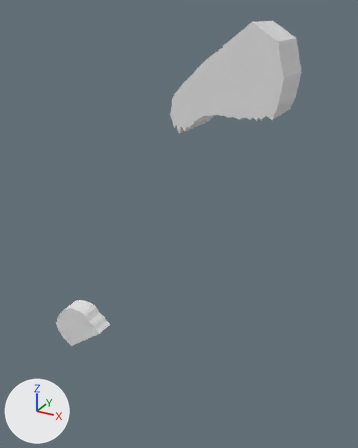
What one commit did to the Blender file dragon v2.blend.
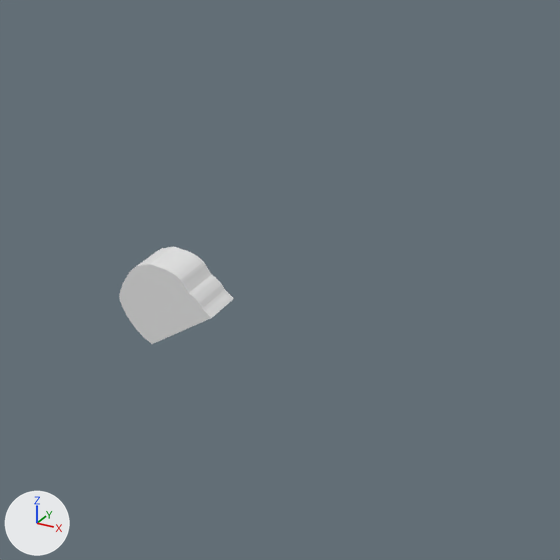
There are two pictures of each version: one whole from a 50 mm lens placed at (1.91, -2.74, 1.81), pointed at (-0.33, 1.34, -0.23), one close up on the part from 0% to 74% of the width and 41% to 100% of the height. Every picture has the same lights, and +X, +Y and +Z are marked at lower left.
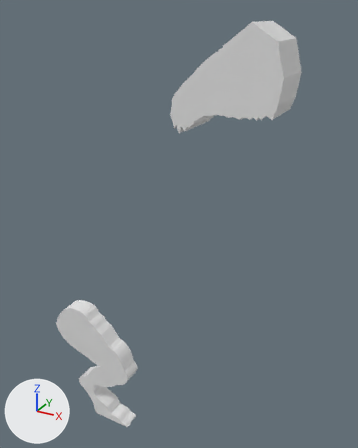
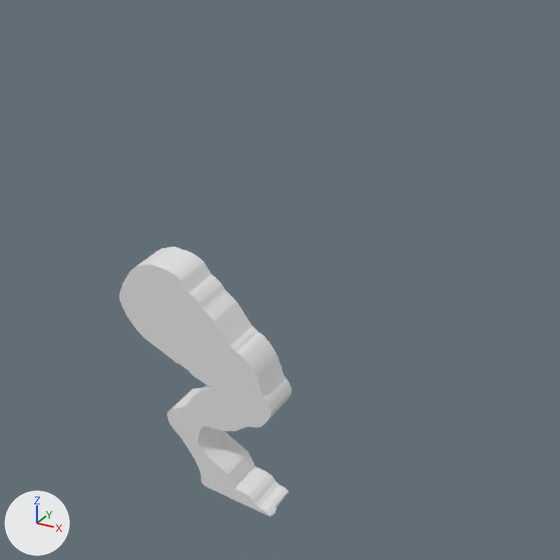
Commit message: terminare picior

What the commit changed:
me_cube is used by ob_cube_001; location (-0.552, 0.0, -0.524); scale (0.0549, -0.0742, 0.00704).
me_cube had 116 vertices, 114 faces and spanned x -4.2..4.5, y -1.0..1.0, z -55.5..1.5.
me_cube now has 597 vertices, 621 faces, 2 loose edges and spans x -4.2..9.3, y -1.0..1.0, z -151.2..1.5.
me_cube part 1: 481 vertices added at x -1.1..9.3, y -1.0..1.0, z -151.2..-21.9.

Pixel boxes [x1, y1, x2, y2] of what changed, in the close-ups (560 x 560 px):
'Cube.001', reshaped (50% wider, 175% taller): before [119, 246, 234, 344]; after [119, 246, 292, 517]
part 1 of me_cube, added: after [153, 299, 292, 517]
